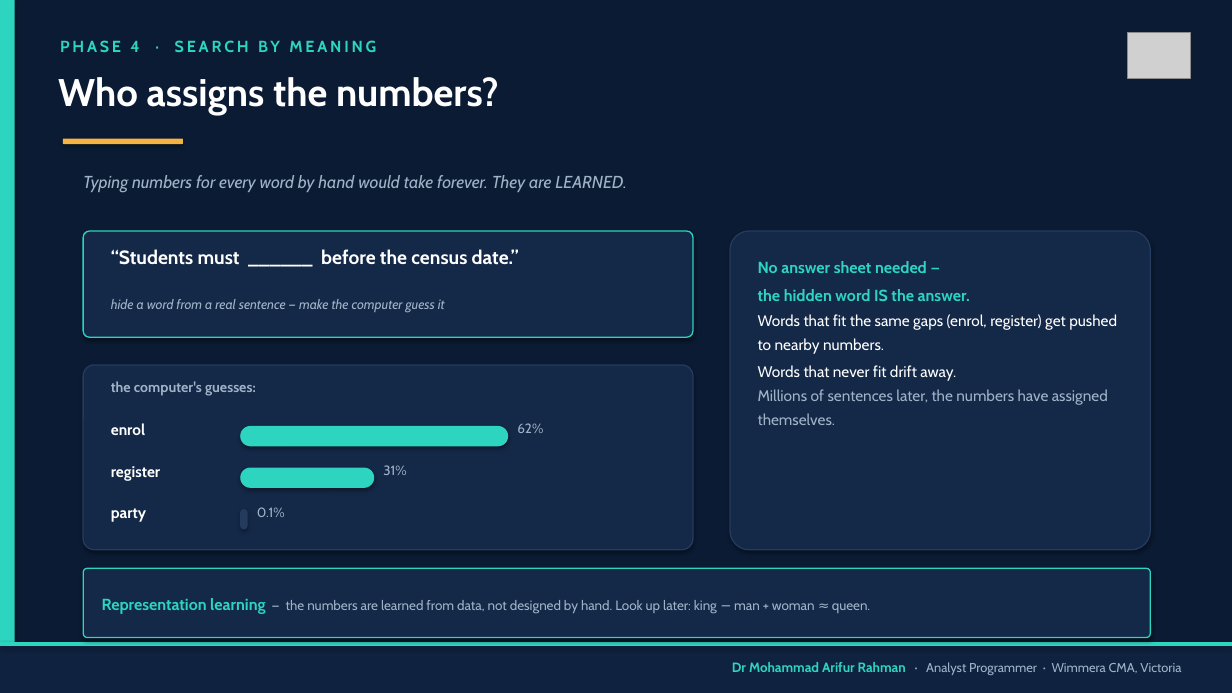
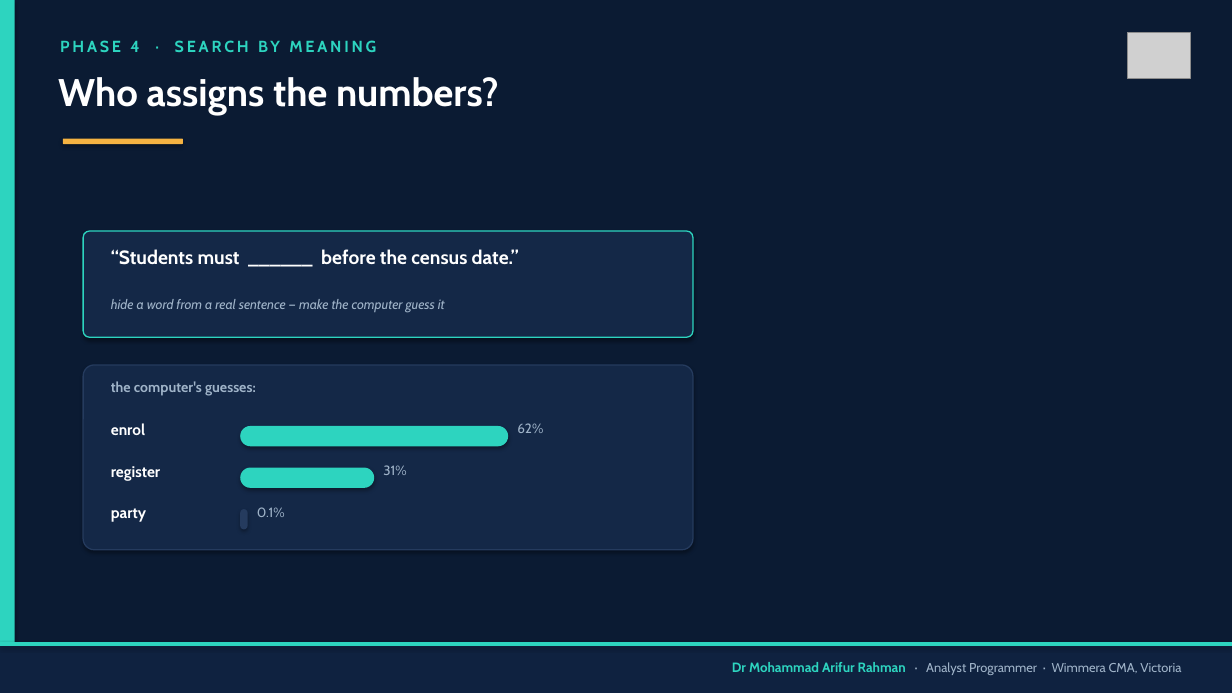
Before and after one commit to arifwcma/induction, a slide deck: slide 13 of lecture/deck.pptx. Drawn at 1232x693 pixels with LibreOffice and Linux fonts; fonts in the diff are those of the drawing; grey boxes stand for pictures. Boxes give left, top, right and bottom in pixels: in the first picture for what was removed or moved away, otherwise in the second. Text is boxed around its words. In the diff, an @@ line names an element or a change of style, - is before the commit and + after.

```diff
--- a/lecture/deck.pptx
+++ b/lecture/deck.pptx
@@ text removed at bbox=[83, 175, 627, 193] @@
-Typing numbers for every word by hand would take forever. They are LEARNED.
@@ rounded rectangle removed at bbox=[730, 231, 1151, 550] @@
@@ text removed at bbox=[758, 261, 1117, 425] @@
-No answer sheet needed —
-the hidden word IS the answer.
-Words that fit the same gaps (enrol, register) get pushed to nearby numbers.
-Words that never fit drift away.
-Millions of sentences later, the numbers have assigned themselves.
@@ rounded rectangle removed at bbox=[83, 568, 1151, 638] @@
@@ text removed at bbox=[102, 598, 870, 614] @@
-Representation learning — the numbers are learned from data, not designed by hand. Look up later: king − man + woman ≈ queen.
```
Also in this commit, not shown: 13 other slides changed, 2 other files.
